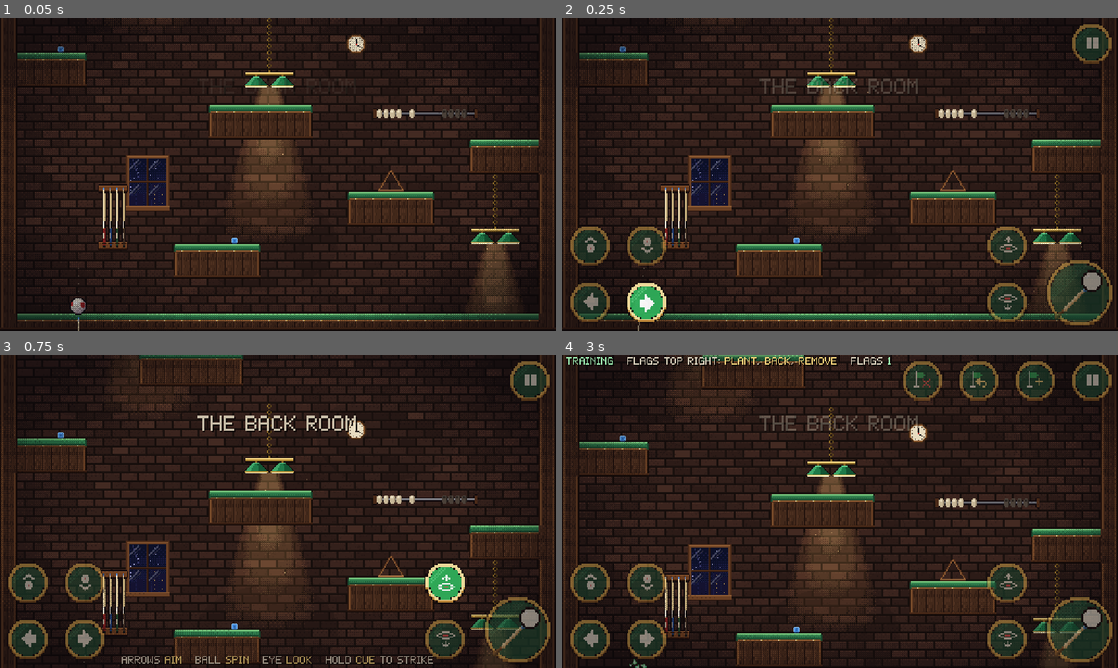
Above: before the commit, frames 1-4 (two rows, left to right).
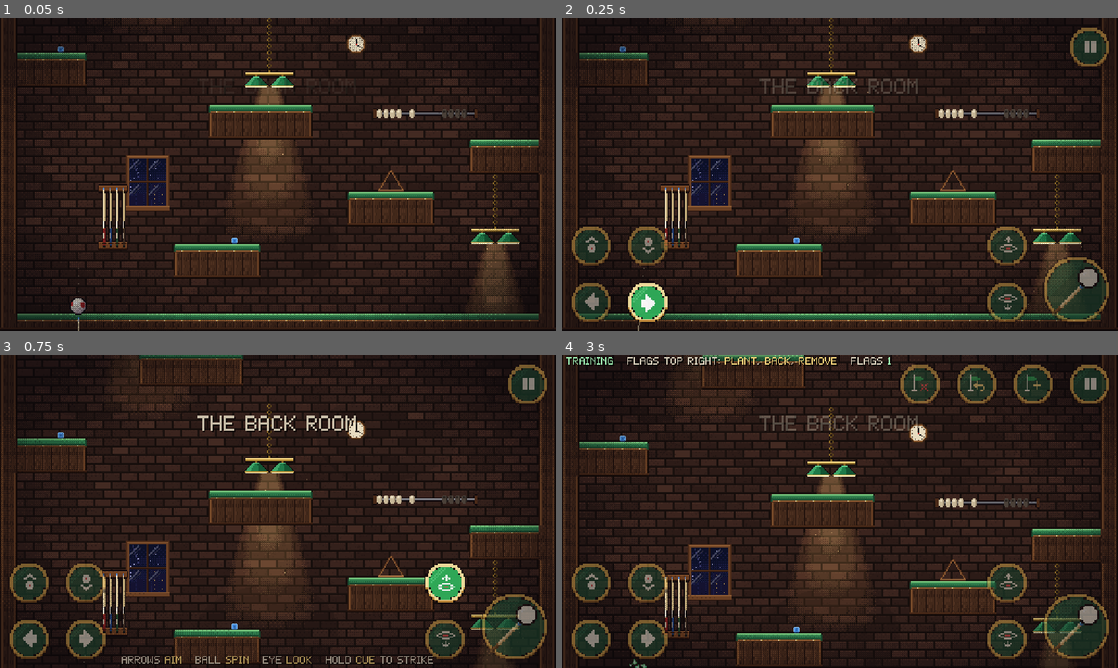
Above: after the commit, the same moments.

Repository: AmitShok/billiard-king
Game: Godot game, scene res://tests/touch_test.tscn
The game is run twice, just before and just after one commit, with the same random seed, the same clock (stepped at 60 frames per second) and the same inputs. This scene is started directly instead of the project's main scene.
Inputs (mouse positions are in pixels of both pictures, inside the frame that each line leads up to):
- Up to frame 1 (0.05 s): no input
- Up to frame 2 (0.25 s): no input
- Up to frame 3 (0.75 s): tap Enter (ui_accept) at 0.5 s; move the mouse to (400, 495) at 0.52 s; hold Right from 0.53 s (still down); hold A (aim_left) from 0.53 s (still down); click (400, 495) at 0.67 s
- Up to frame 4 (3 s): tap Enter (ui_accept) at 0.77, 2, 2.75 s; tap D (aim_right) at 0.8 s; release Right at 1.25 s; release A (aim_left) at 1.25 s; drag from (728, 527) to (812, 574) at 1.27 s; move the mouse to (895, 442) at 2.02 s; hold Right 2.03-2.75 s; hold Space (charge) 2.03-2.75 s; tap C (flag_place) at 2.3 s; drag from (812, 574) to (673, 464) at 2.77 s

Frame 1 is identical in both runs. In frame 2, 2.1% of the frame differs, in the area x 1-99%, y 2-99%; in frame 3, 2.0%; in frame 4, 3.4%.

Commit message:
Add a touch button size setting, 1x to 2x
Options gains "Button size", cycling 1x, 1.25x, 1.5x (default), 1.75x
and 2x; it's saved and applies at once, even from the pause menu. The
buttons are now placed by TouchControls.layout() from the screen corners
for the chosen size, so at every size they stay on screen with no touch
areas overlapping, flags included. Above 1.5x the bottom hint and the
Training line shorten so they never sit under a button. The touch suite
checks every size, the Options cycle, saving and live resizing.

Co-Authored-By: Claude Opus 5.5 <noreply@anthropic.com>

Diff:
--- a/scripts/autoload/save_data.gd
+++ b/scripts/autoload/save_data.gd
@@ -22,6 +22,7 @@
 var fullscreen := false
 var screen_shake := true
 var touch_controls := "auto"     # "auto" (touch devices only), "on" or "off"
+var touch_size := 1.5            # touch button size, 1x to 2x (see TouchControls.SIZES)
 var _applied_fullscreen := false   # the window starts windowed
 
 # Which climb is being played. Each mode keeps its own run.
@@ -175,6 +176,7 @@
 	fullscreen = cfg.get_value("settings", "fullscreen", fullscreen)
 	screen_shake = cfg.get_value("settings", "shake", screen_shake)
 	touch_controls = cfg.get_value("settings", "touch", touch_controls)
+	touch_size = float(cfg.get_value("settings", "touch_size", touch_size))
 	_load_run(cfg)
 	collected.assign(cfg.get_value("rack", "collected", []))
 	skin = cfg.get_value("rack", "skin", 0)
@@ -220,6 +222,7 @@
 	cfg.set_value("settings", "fullscreen", fullscreen)
 	cfg.set_value("settings", "shake", screen_shake)
 	cfg.set_value("settings", "touch", touch_controls)
+	cfg.set_value("settings", "touch_size", touch_size)
 	var s := run_section()
 	if mode == TRAINING:
 		s = ""   # nothing about a training run is kept
--- a/scripts/ui/options_menu.gd
+++ b/scripts/ui/options_menu.gd
@@ -45,6 +45,15 @@
 		touch.text = touch_label())
 	touch.text = touch_label()
 	controls.append(touch)
+	var size := UIKit.button(box, "", func(): pass)
+	size.pressed.connect(func():
+		var order: Array = TouchControls.SIZES
+		var i := order.find(SaveData.touch_size)
+		SaveData.touch_size = order[(i + 1) % order.size()] if i >= 0 else TouchControls.DEFAULT_SIZE
+		SaveData.apply_settings()
+		size.text = size_label())
+	size.text = size_label()
+	controls.append(size)
 	var reset := UIKit.button(box, "Reset all progress", func(): pass)
 	reset.pressed.connect(func():
 		if reset.text == CONFIRM_RESET:
@@ -80,6 +89,11 @@
 	return "Touch controls: %s" % { "on": "On", "off": "Off" }.get(SaveData.touch_controls, "Auto")
 
 
+## How big the on-screen touch buttons are drawn.
+static func size_label() -> String:
+	return "Button size: %sx" % String.num(TouchControls.size_scale(), 2)
+
+
 func _onoff(text: String, on: bool) -> String:
 	return "%s: %s" % [text, "On" if on else "Off"]
 
--- a/scripts/ui/touch_controls.gd
+++ b/scripts/ui/touch_controls.gd
@@ -15,25 +15,19 @@
 const UNDER_ALPHA := 0.15   # while the ball is behind a button, so it never hides it
 const SMALL := 28   # art size of the small buttons (touch_buttons.png cells)
 const BIG := 44     # art size of the cue button (touch_strike.png frames)
-## Buttons are drawn and touched at this multiple of their art, so they're
-## comfortable under a thumb: 42 px small, 66 px cue, in the 512x288 view.
-const SCALE := 1.5
-## Sheet column, action and centre (in the 512x288 view) of each button.
-const PLAY_BUTTONS := [
-	{ "col": 0, "action": "aim_left", "at": Vector2(26, 262), "slide": true },
-	{ "col": 1, "action": "aim_right", "at": Vector2(78, 262), "slide": true },
-	{ "col": 2, "action": "spin_up", "at": Vector2(26, 210) },
-	{ "col": 3, "action": "spin_down", "at": Vector2(78, 210) },
-	{ "col": 4, "action": "look_up", "at": Vector2(410, 210), "slide": true },
-	{ "col": 5, "action": "look_down", "at": Vector2(410, 262), "slide": true },
-	{ "col": 6, "action": "pause", "at": Vector2(488, 24) },
-]
-const FLAG_BUTTONS := [
-	{ "col": 7, "action": "flag_place", "at": Vector2(436, 24) },
-	{ "col": 8, "action": "flag_return", "at": Vector2(384, 24) },
-	{ "col": 9, "action": "flag_remove", "at": Vector2(332, 24) },
-]
-const STRIKE_AT := Vector2(477, 253)
+const MARGIN := 3.0 # touch area beyond the drawing, in art pixels, so thumbs don't miss
+const EDGE := 1.0   # gap to the screen edge (view pixels)
+const GAP := 1.0    # gap between neighbouring touch areas (view pixels)
+## Button size setting (Options > Button size): multiples of the art, 1x to 2x.
+## 1.5x (42 px buttons, 66 px cue in the 512x288 view) is the default.
+const SIZES := [1.0, 1.25, 1.5, 1.75, 2.0]
+const DEFAULT_SIZE := 1.5
+## Above this size the hints shorten so they never sit under a button.
+const ROOMY_SIZE := 1.5
+## Sheet column of each small button, and the ones a sliding thumb can press.
+const COLUMNS := { "aim_left": 0, "aim_right": 1, "spin_up": 2, "spin_down": 3, "look_up": 4, "look_down": 5, "pause": 6 }
+const FLAG_COLUMNS := { "flag_place": 7, "flag_return": 8, "flag_remove": 9 }
+const SLIDE := ["aim_left", "aim_right", "look_up", "look_down"]
 
 ## Training adds the three flag buttons.
 var training := false
@@ -54,6 +48,35 @@
 		or OS.has_feature("web_android") or OS.has_feature("web_ios")
 
 
+## The chosen button size as a multiple of the art.
+static func size_scale() -> float:
+	return clampf(SaveData.touch_size, SIZES[0], SIZES[-1])
+
+
+## Centre of every button in the 512x288 view at size multiple s. Each group
+## hugs its corner, and neighbours sit exactly a touch area apart, so nothing
+## overlaps or leaves the screen at any size.
+static func layout(s: float) -> Dictionary:
+	var rs := (SMALL / 2.0 + MARGIN) * s   # touch radius of a small button
+	var rb := (BIG / 2.0 + MARGIN) * s     # touch radius of the cue button
+	var step := 2.0 * rs + GAP
+	var low := 288.0 - EDGE - rs
+	var at := {}
+	at["aim_left"] = Vector2(EDGE + rs, low)
+	at["aim_right"] = Vector2(EDGE + rs + step, low)
+	at["spin_up"] = Vector2(EDGE + rs, low - step)
+	at["spin_down"] = Vector2(EDGE + rs + step, low - step)
+	at["charge"] = Vector2(512.0 - EDGE - rb, 288.0 - EDGE - rb)
+	var look_x: float = at["charge"].x - rb - GAP - rs
+	at["look_down"] = Vector2(look_x, low)
+	at["look_up"] = Vector2(look_x, low - step)
+	at["pause"] = Vector2(512.0 - EDGE - rs, EDGE + rs)
+	at["flag_place"] = at["pause"] - Vector2(step, 0)
+	at["flag_return"] = at["pause"] - Vector2(2.0 * step, 0)
+	at["flag_remove"] = at["pause"] - Vector2(3.0 * step, 0)
+	return at
+
+
 ## Whether the buttons should show when a climb starts.
 static func wanted() -> bool:
 	match SaveData.touch_controls:
@@ -67,12 +90,13 @@
 func _ready() -> void:
 	layer = 4   # under the HUD layer, so the pause menu and intro cover them
 	process_mode = Node.PROCESS_MODE_ALWAYS
-	for b in PLAY_BUTTONS:
-		_add(b)
+	for action in COLUMNS:
+		_add(action, COLUMNS[action])
 	if training:
-		for b in FLAG_BUTTONS:
-			_add(b)
-	_add_strike()
+		for action in FLAG_COLUMNS:
+			_add(action, FLAG_COLUMNS[action])
+	_make("charge", _region(0, 0, BIG, STRIKE), _region(1, 0, BIG, STRIKE), BIG, false)
+	apply_size()
 	_turn = Label.new()
 	_turn.theme = UIKit.theme()
 	_turn.text = "Turn your device sideways"
@@ -97,7 +121,7 @@
 	return a
 
 
-func _make(action: String, normal: Texture2D, pressed: Texture2D, size: int, at: Vector2, slide: bool) -> TouchScreenButton:
+func _make(action: String, normal: Texture2D, pressed: Texture2D, size: int, slide: bool) -> TouchScreenButton:
 	var b := TouchScreenButton.new()
 	b.name = "Touch_" + action
 	b.action = action
@@ -105,12 +129,10 @@
 	b.texture_pressed = pressed
 	# A touch area a little larger than the drawing, so thumbs don't miss.
 	var shape := CircleShape2D.new()
-	shape.radius = size / 2.0 + 3.0
+	shape.radius = size / 2.0 + MARGIN
 	b.shape = shape
 	b.shape_centered = true
 	b.passby_press = slide
-	b.scale = Vector2(SCALE, SCALE)   # scales the drawing and the touch area together
-	b.position = at - Vector2(size, size) * SCALE / 2.0
 	b.modulate.a = IDLE_ALPHA
 	# Buttons stop with the game: nothing is pressed under a menu.
 	b.process_mode = Node.PROCESS_MODE_PAUSABLE
@@ -119,13 +141,18 @@
 	return b
 
 
-func _add(info: Dictionary) -> void:
-	var col: int = info.col
-	_make(info.action, _region(col, 0, SMALL, SHEET), _region(col, 1, SMALL, SHEET), SMALL, info.at, info.get("slide", false))
-
-
-func _add_strike() -> void:
-	_make("charge", _region(0, 0, BIG, STRIKE), _region(1, 0, BIG, STRIKE), BIG, STRIKE_AT, false)
+func _add(action: String, col: int) -> void:
+	_make(action, _region(col, 0, SMALL, SHEET), _region(col, 1, SMALL, SHEET), SMALL, SLIDE.has(action))
+
+
+## Sizes and places every button for the current Button size setting.
+func apply_size() -> void:
+	var s := size_scale()
+	var at := layout(s)
+	for b in buttons:
+		var art := b.texture_normal.get_size()
+		b.scale = Vector2(s, s)   # scales the drawing and the touch area together
+		b.position = at[String(b.action)] - art * s / 2.0
 
 
 func button(action: String) -> TouchScreenButton:
@@ -158,6 +185,7 @@
 
 
 func _on_settings() -> void:
+	apply_size()
 	set_active(wanted() if SaveData.touch_controls != "auto" else (active or touch_device()))
 
 
--- a/scripts/world/game.gd
+++ b/scripts/world/game.gd
@@ -64,6 +64,9 @@
 const TRAINING_PAD := "[color=#9ff0b4]TRAINING[/color]   [color=#f2d27a]Y[/color] plant flag   [color=#f2d27a]X[/color] back to flag   [color=#f2d27a]LB[/color] remove flag"
 const HINT_TOUCH := "[center]arrows [color=#f2d27a]aim[/color]   ball [color=#f2d27a]spin[/color]   eye [color=#f2d27a]look[/color]   hold [color=#f2d27a]cue[/color] to strike[/center]"
 const TRAINING_TOUCH := "[color=#9ff0b4]TRAINING[/color]   flags top right: [color=#f2d27a]plant[/color], [color=#f2d27a]back[/color], [color=#f2d27a]remove[/color]"
+## Shorter versions for big touch buttons, so the text never sits under one.
+const HINT_TOUCH_SHORT := "[center]hold the [color=#f2d27a]cue[/color] to strike[/center]"
+const TRAINING_TOUCH_SHORT := "[color=#9ff0b4]TRAINING[/color]   flags top right"
 
 
 func _ready() -> void:
@@ -185,6 +188,7 @@
 	touch = TouchControls.new()
 	touch.training = training()
 	touch.active_changed.connect(func(_on: bool): _refresh_hints())
+	SaveData.settings_changed.connect(_refresh_hints)   # the button size changes the hints
 	add_child(touch)
 	pause_menu = PAUSE_MENU.new()
 	pause_menu.game = self
@@ -428,7 +432,8 @@
 
 
 func _refresh_hints() -> void:
-	_hint.text = HINT_TOUCH if touch_on() else (HINT_PAD if _using_pad else HINT_KEYS)
+	var roomy := TouchControls.size_scale() <= TouchControls.ROOMY_SIZE
+	_hint.text = (HINT_TOUCH if roomy else HINT_TOUCH_SHORT) if touch_on() else (HINT_PAD if _using_pad else HINT_KEYS)
 	_update_training_hud()
 
 
@@ -683,5 +688,6 @@
 func _update_training_hud() -> void:
 	if _training_hud == null:
 		return
-	var keys := TRAINING_TOUCH if touch_on() else (TRAINING_PAD if _using_pad else TRAINING_KEYS)
+	var roomy := TouchControls.size_scale() <= TouchControls.ROOMY_SIZE
+	var keys := (TRAINING_TOUCH if roomy else TRAINING_TOUCH_SHORT) if touch_on() else (TRAINING_PAD if _using_pad else TRAINING_KEYS)
 	_training_hud.text = keys + "   flags [color=#9ff0b4]%d[/color]" % flags.size()
--- a/tests/touch_test.gd
+++ b/tests/touch_test.gd
@@ -27,7 +27,10 @@
 	print("Training and menus")
 	await _training_tests()
 	await _menu_tests()
-	SaveData.touch_controls = "auto"
+	print("Button size")
+	await _size_tests()
+	SaveData.touch_controls = "auto"
+	SaveData.touch_size = TouchControls.DEFAULT_SIZE
 	DirAccess.remove_absolute(ProjectSettings.globalize_path(SaveData.path))
 	print("%d passed, %d failed" % [passed, failed])
 	get_tree().quit(1 if failed > 0 else 0)
@@ -301,6 +304,70 @@
 	check("the setting is saved", SaveData.touch_controls == "on")
 
 
+func _size_tests() -> void:
+	# Every size: all twelve buttons (flags included) on screen, none overlapping.
+	for s in TouchControls.SIZES:
+		var at := TouchControls.layout(s)
+		var radius := func(action: String) -> float:
+			return ((TouchControls.BIG if action == "charge" else TouchControls.SMALL) / 2.0 + TouchControls.MARGIN) * s
+		var inside := true
+		var apart := true
+		var actions: Array = at.keys()
+		for i in actions.size():
+			var a: String = actions[i]
+			var ca: Vector2 = at[a]
+			var ra: float = radius.call(a)
+			if ca.x - ra < -0.01 or ca.y - ra < -0.01 or ca.x + ra > 512.01 or ca.y + ra > 288.01:
+				inside = false
+			for j in range(i + 1, actions.size()):
+				var b: String = actions[j]
+				if ca.distance_to(at[b]) < ra + radius.call(b) - 0.01:
+					apart = false
+		check("at %sx every button is on screen" % s, inside)
+		check("at %sx no two touch areas overlap" % s, apart)
+
+	# The Options button walks 1x .. 2x and saves.
+	SaveData.touch_size = TouchControls.DEFAULT_SIZE
+	var menu := OptionsMenu.new()
+	add_child(menu)
+	await _frames(2)
+	var btn: Button = null
+	for b in menu.find_children("*", "Button", true, false):
+		if b.text.begins_with("Button size"):
+			btn = b
+	check("Options has a Button size setting at 1.5x", btn != null and btn.text == "Button size: 1.5x", btn.text if btn else "")
+	var seen: Array = []
+	for i in TouchControls.SIZES.size():
+		btn.pressed.emit()
+		seen.append(SaveData.touch_size)
+	check("it cycles 1.75x, 2x, 1x, 1.25x and back to 1.5x", seen == [1.75, 2.0, 1.0, 1.25, 1.5], str(seen))
+	btn.pressed.emit()   # 1.75x
+	check("the label shows the size", btn.text == "Button size: 1.75x", btn.text)
+	menu.close()
+	await _frames(2)
+	SaveData.load_data()
+	check("the size is saved", is_equal_approx(SaveData.touch_size, 1.75), str(SaveData.touch_size))
+
+	# Live in a climb: the buttons resize at once, and the hints shorten when big.
+	SaveData.touch_controls = "on"
+	SaveData.touch_size = 1.0
+	var g := await _load(SaveData.TRAINING)
+	var t: TouchControls = g.touch
+	var small_cue: float = t.button("charge").scale.x
+	check("1x draws the buttons at their art size", is_equal_approx(small_cue, 1.0))
+	check("the full hints show at 1x", g._hint.text == g.HINT_TOUCH and g._training_hud.text.contains("plant"))
+	SaveData.touch_size = 2.0
+	SaveData.apply_settings()
+	await _frames(2)
+	check("2x resizes the buttons straight away", is_equal_approx(t.button("charge").scale.x, 2.0) and is_equal_approx(t.button("flag_remove").scale.x, 2.0))
+	check("and moves them to the 2x layout", _centre(t.button("charge")).distance_to(TouchControls.layout(2.0)["charge"]) < 0.5)
+	check("big buttons get the short hints", g._hint.text == g.HINT_TOUCH_SHORT and g._training_hud.text.contains("top right") and not g._training_hud.text.contains("plant"), g._training_hud.text)
+	SaveData.touch_size = TouchControls.DEFAULT_SIZE
+	SaveData.touch_controls = "auto"
+	SaveData.apply_settings()
+	await _close(g)
+
+
 func _physics(n: int) -> void:
 	for i in n:
 		await get_tree().physics_frame
Not shown, changed: docs/DESIGN.md
